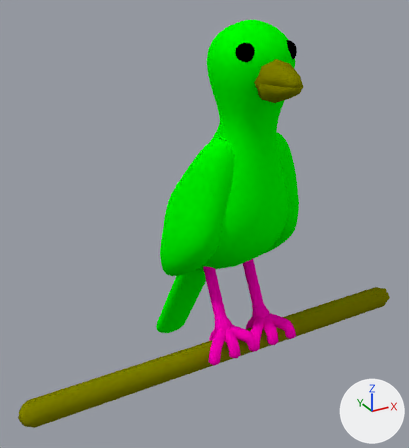
The Blender file попугай.blend: old version first, new version second.
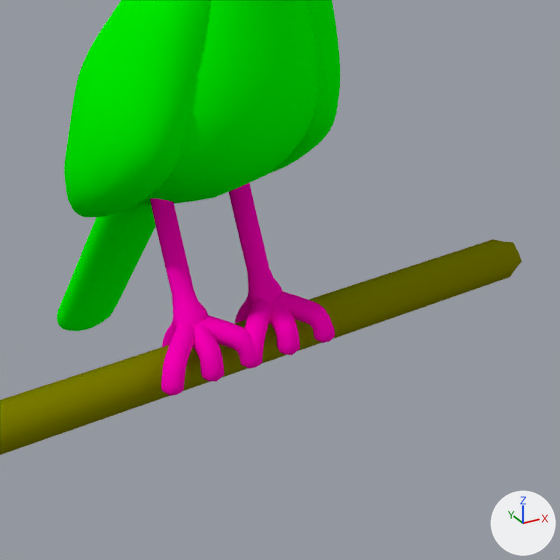
There are two pictures of each version: one whole from a 50 mm camera at (-11.9, -20.1, 14.4) aimed at (-0.5, 0.6, 4.0), one close up on the part from 31% to 100% of the width and 37% to 100% of the height. The lights are fixed; the arrows at lower right show +X, +Y and +Z.
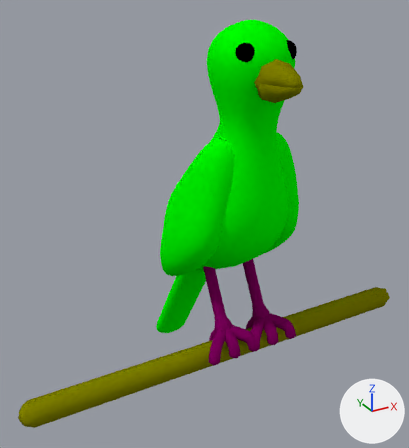
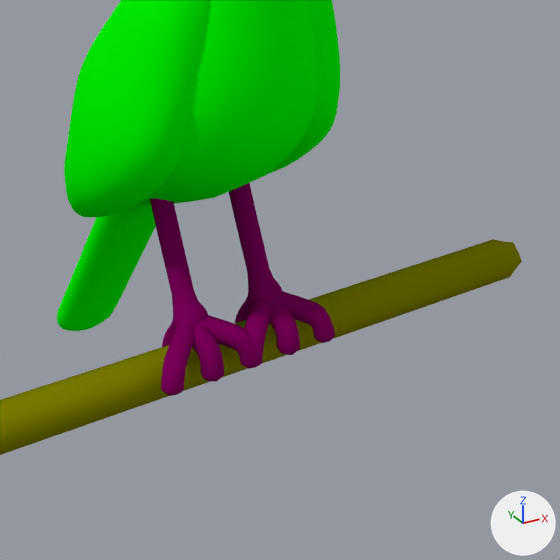
The change, as a diff of the scene's bpy script:
```diff
--- a/попугай.blend.py
+++ b/попугай.blend.py
@@ mat_pink @@
 mat_pink = diffuse_material('pink')
-mat_pink.base_color = (1.0, 0.0, 0.5)  # pink #ff00bc
+mat_pink.base_color = (0.214, 0.0, 0.111)  # purple #7f005e
```

Where the change shows, as pixel boxes (x1, y1, x2, y2) in the close-ups (560 x 560 px):
'Cube.003', recoloured (pink to purple): (150, 198, 258, 396) in both
'Cube.002', recoloured (pink to purple): (229, 183, 335, 366) in both
